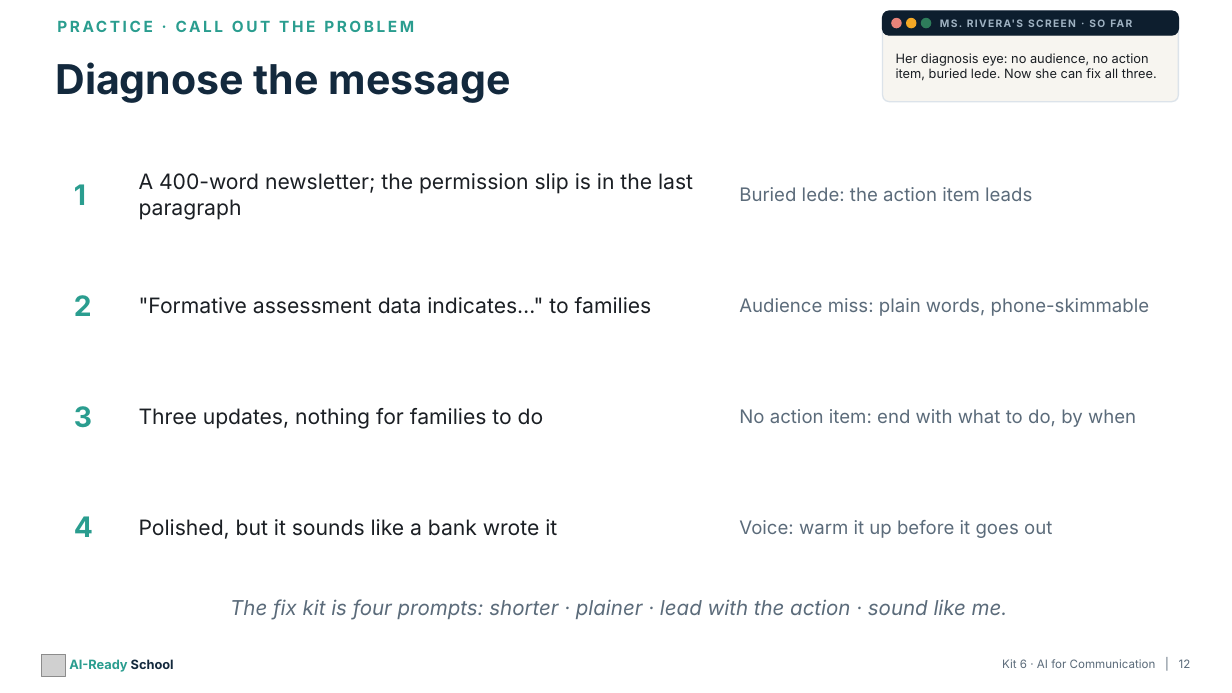
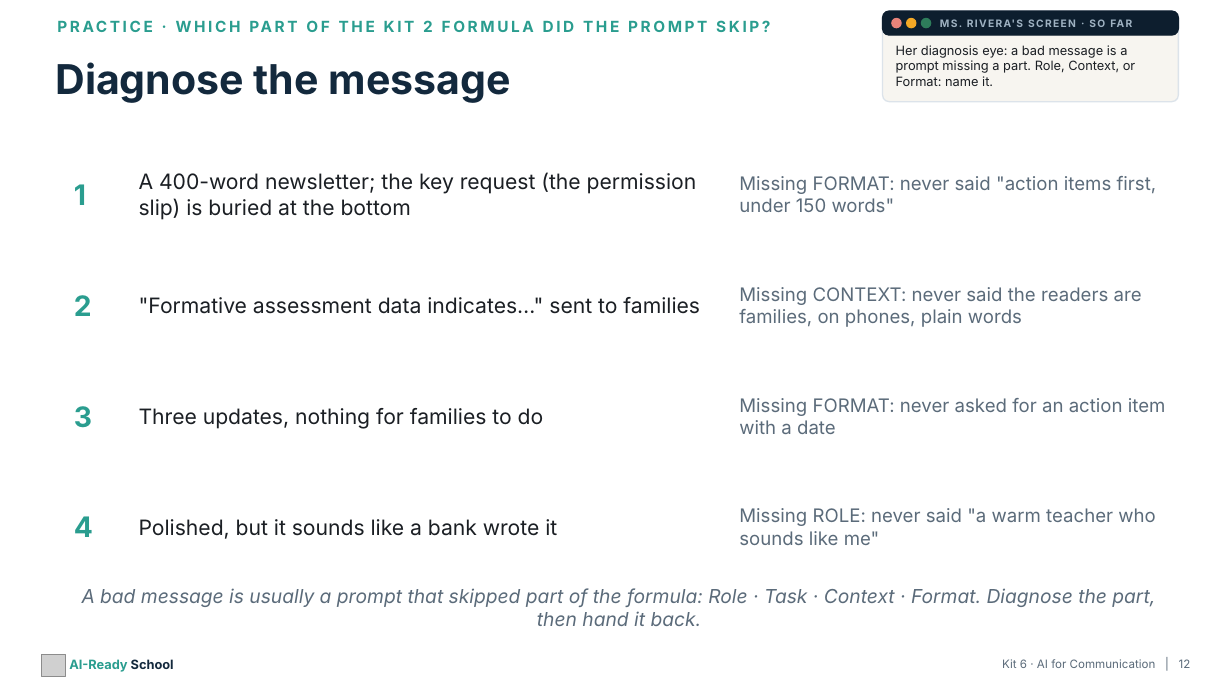
Before and after one commit to aspinozzi1/Ai-School-Ready, a slide deck: slide 12 of kits/kit06/Kit06_PresentationDeck.pptx. Drawn at 1232x693 pixels with LibreOffice and Linux fonts; fonts in the diff are those of the drawing; grey boxes stand for pictures. Boxes give left, top, right and bottom in pixels: in the first picture for what was removed or moved away, otherwise in the second. Text is boxed around its words. In the diff, an @@ line names an element or a change of style, - is before the commit and + after.

```diff
--- a/kits/kit06/Kit06_PresentationDeck.pptx
+++ b/kits/kit06/Kit06_PresentationDeck.pptx
@@ text at (423,20,433,32): text changed @@
-PRACTICE · CALL OUT THE PROBLEM
+PRACTICE · WHICH PART OF THE KIT 2 FORMULA DID THE PROMPT SKIP?
@@ text at (896,45,1135,86): text changed @@
-Her diagnosis eye: no audience, no action item, buried lede. Now she can fix all three.
+Her diagnosis eye: a bad message is a prompt missing a part. Role, Context, or Format: name it.
@@ text at (139,172,697,220): text changed @@
-A 400-word newsletter; the permission slip is in the last paragraph
+A 400-word newsletter; the key request (the permission slip) is buried at the bottom
@@ text at (739,176,1157,212): text changed @@
-Buried lede: the action item leads
+Missing FORMAT: never said "action items first, under 150 words"
@@ text at (139,297,700,314): text changed @@
-"Formative assessment data indicates…" to families
+"Formative assessment data indicates…" sent to families
@@ text at (739,287,1142,327): text changed @@
-Audience miss: plain words, phone-skimmable
+Missing CONTEXT: never said the readers are families, on phones, plain words
@@ text at (739,398,1166,434): text changed @@
-No action item: end with what to do, by when
+Missing FORMAT: never asked for an action item with a date
@@ text at (739,508,1155,545): text changed @@
-Voice: warm it up before it goes out
+Missing ROLE: never said "a warm teacher who sounds like me"
@@ text at (82,588,1155,626): text changed; size 16 to 15 pt @@
-The fix kit is four prompts: shorter · plainer · lead with the action · sound like me.
+A bad message is usually a prompt that skipped part of the formula: Role · Task · Context · Format. Diagnose the part, then hand it back.
```
Also in this commit, not shown: 13 other slides changed, 4 slides added, 4 slides removed, 21 other files.
